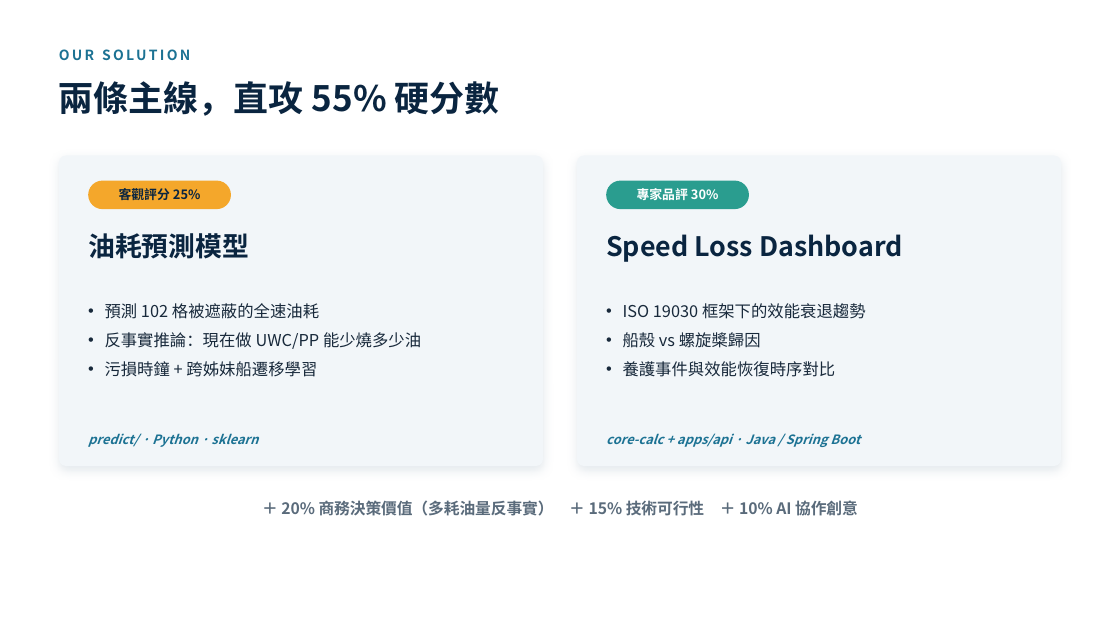
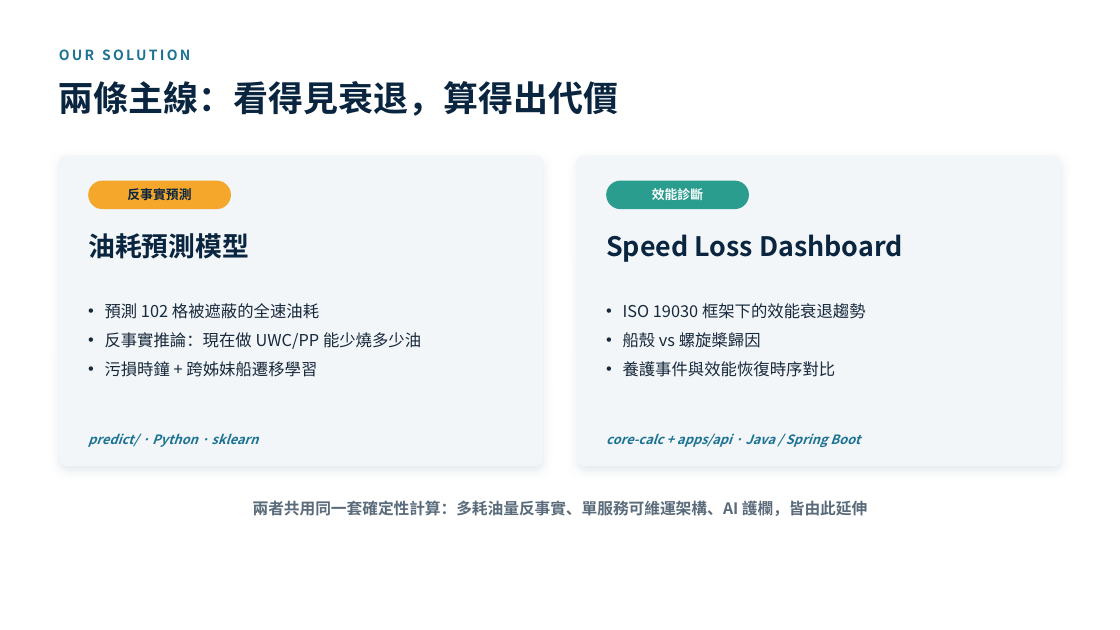
Before and after one commit to wsx5031060310guy/fleetmind-yang-ming-hackathon, a slide deck: slide 3 of apps/api/src/main/resources/static/proposal/fleetmind-proposal-deck.pptx. Drawn at 1120x630 pixels with LibreOffice and Linux fonts; fonts in the diff are those of the drawing. Boxes give left, top, right and bottom in pixels: in the first picture for what was removed or moved away, otherwise in the second. Text is boxed around its words. In the diff, an @@ line names an element or a change of style, - is before the commit and + after.

```diff
--- a/apps/api/src/main/resources/static/proposal/fleetmind-proposal-deck.pptx
+++ b/apps/api/src/main/resources/static/proposal/fleetmind-proposal-deck.pptx
@@ text at <box>59,81,619,116</box>: text changed @@
-兩條主線，直攻 55% 硬分數
+兩條主線：看得見衰退，算得出代價
@@ text at <box>127,188,191,200</box>: text changed @@
-客觀評分 25%
+反事實預測
@@ text at <box>652,188,703,200</box>: text changed @@
-專家品評 30%
+效能診斷
@@ text at <box>253,500,867,516</box>: text changed @@
-＋ 20% 商務決策價值（多耗油量反事實） ＋ 15% 技術可行性 ＋ 10% AI 協作創意
+兩者共用同一套確定性計算：多耗油量反事實、單服務可維運架構、AI 護欄，皆由此延伸
```
Also in this commit, not shown: 3 other slides changed, 33 other files.
